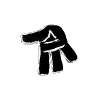
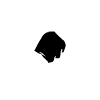
Two versions of the same layered image (100x100). Layer-by-layer changes:
painted on "Layer" over box(20, 24, 78, 76)
